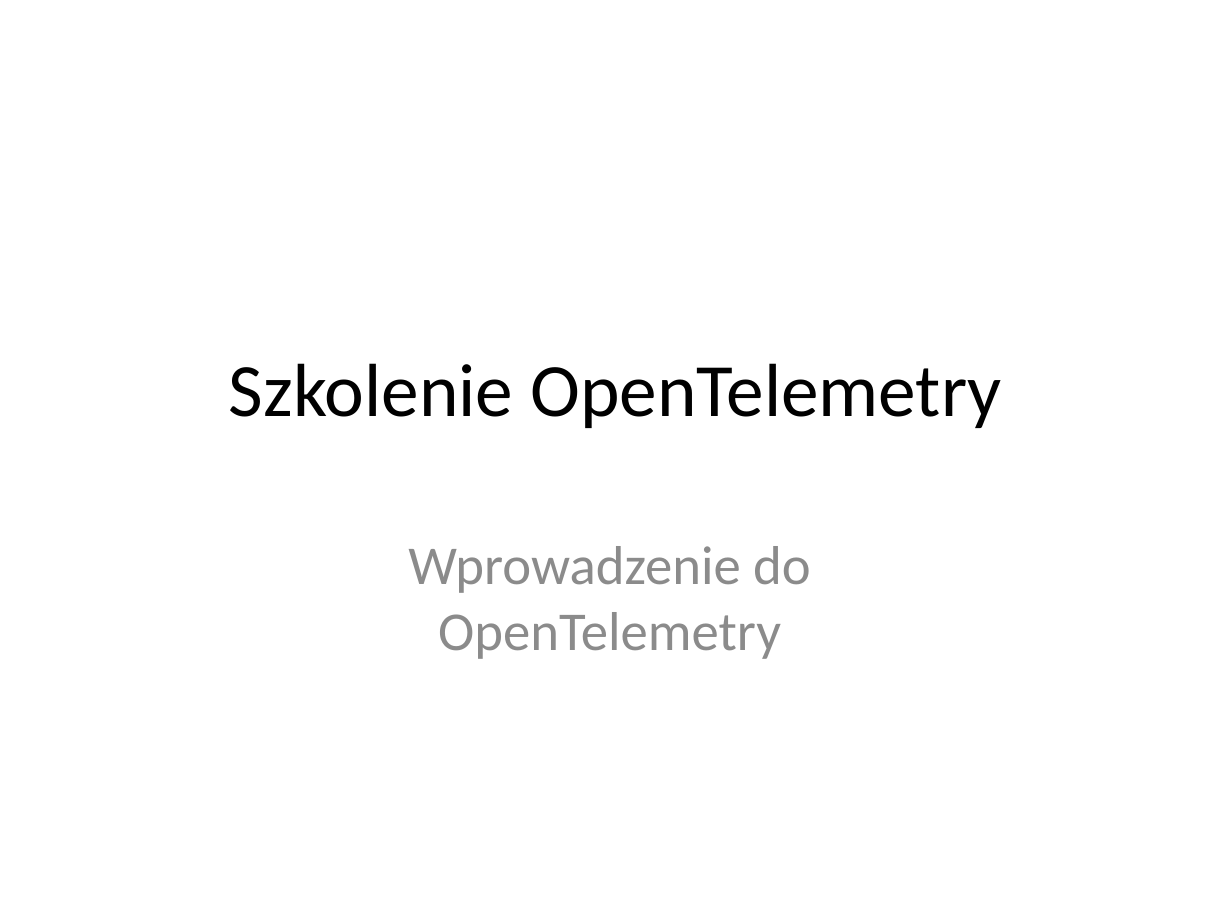
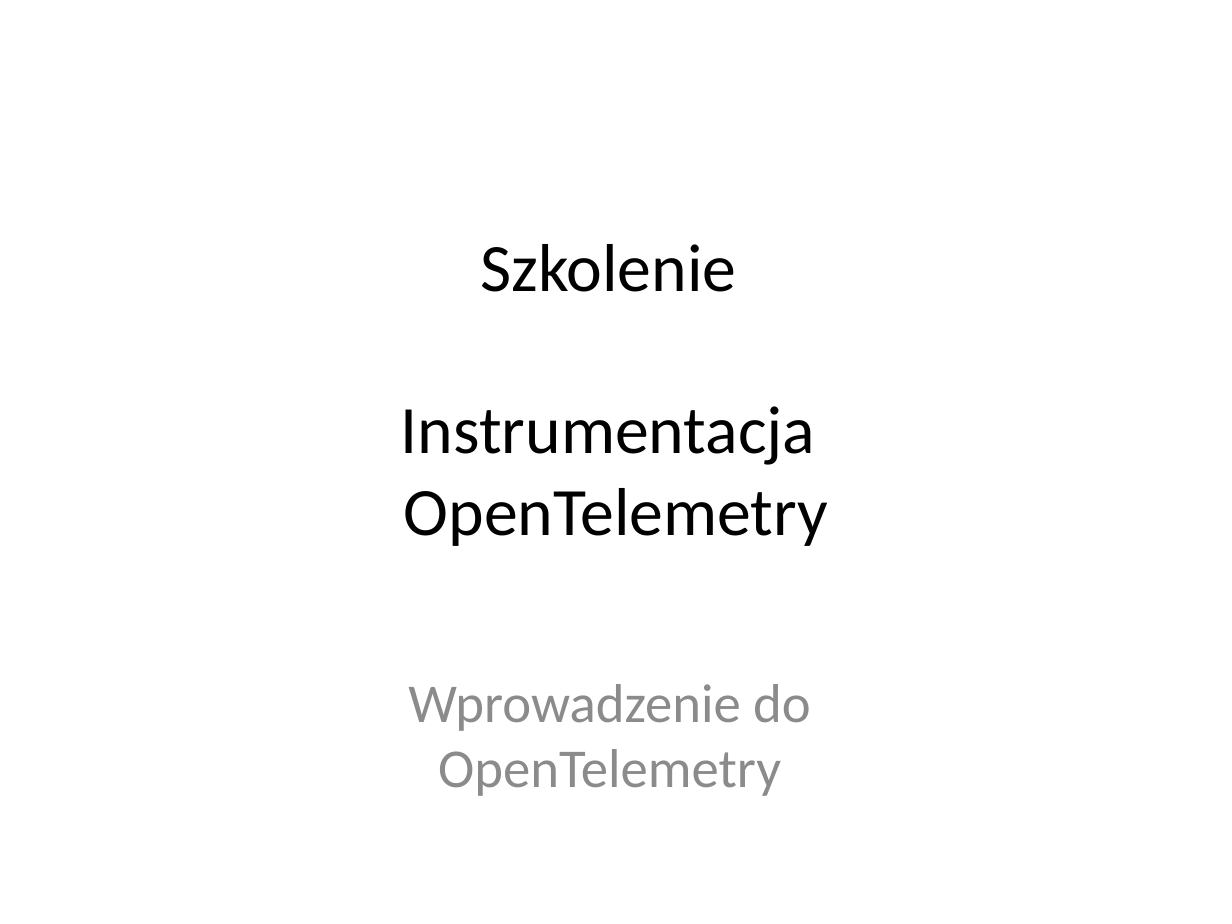
Before and after one commit to Kapsztajn/otel_training_python, a slide deck: slide 1 of otel teoria/Day 1 session 1.2 Wprowadzenie do OpenTelemetry.pptx. Drawn at 1232x924 pixels with LibreOffice and Linux fonts; fonts in the diff are those of the drawing. Boxes give left, top, right and bottom in pixels: in the first picture for what was removed or moved away, otherwise in the second. Text is boxed around its words. In the diff, an @@ line names an element or a change of style, - is before the commit and + after.

```diff
--- a/otel teoria/Day 1 session 1.2 Wprowadzenie do OpenTelemetry.pptx
+++ b/otel teoria/Day 1 session 1.2 Wprowadzenie do OpenTelemetry.pptx
@@ title at (401,244,828,546): text changed; size 44 to 39.6 pt @@
-Szkolenie OpenTelemetry
+Szkolenie
+Instrumentacja
+OpenTelemetry
@@ subtitle "Wprowadzenie do OpenTelemetry": place and size @@
-subtitle "Wprowadzenie do OpenTelemetry" at (408,546,811,659)
+subtitle "Wprowadzenie do OpenTelemetry" at (408,684,811,796)
```
Also in this commit, not shown: 23 other files.
